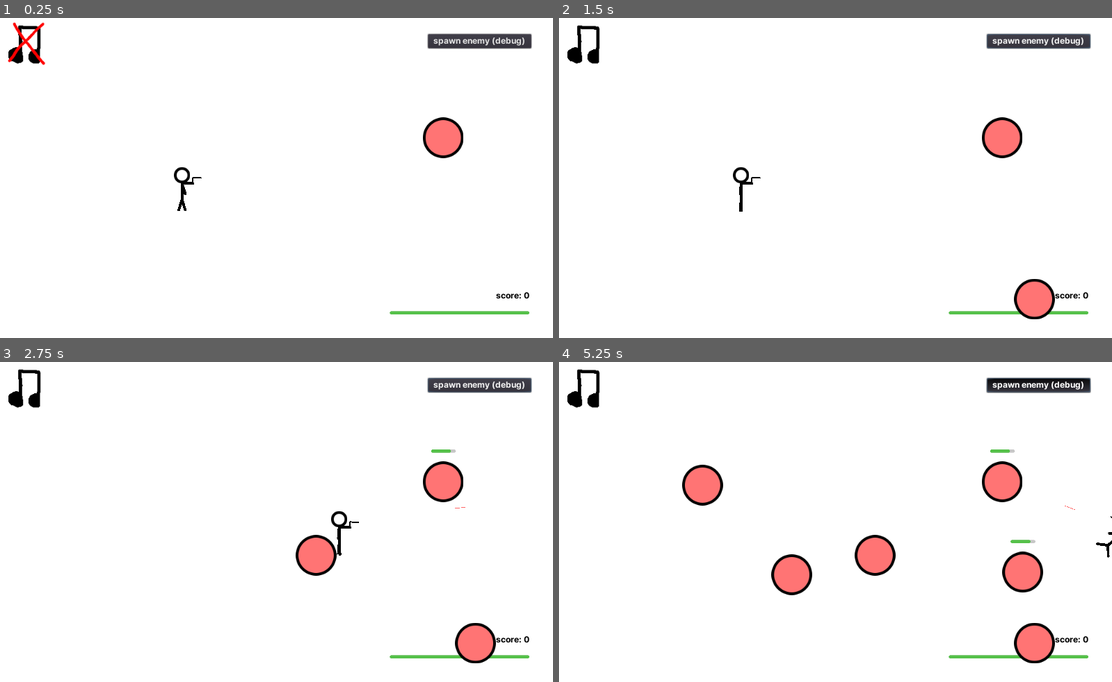
Above: before the commit, frames 1-4 (two rows, left to right).
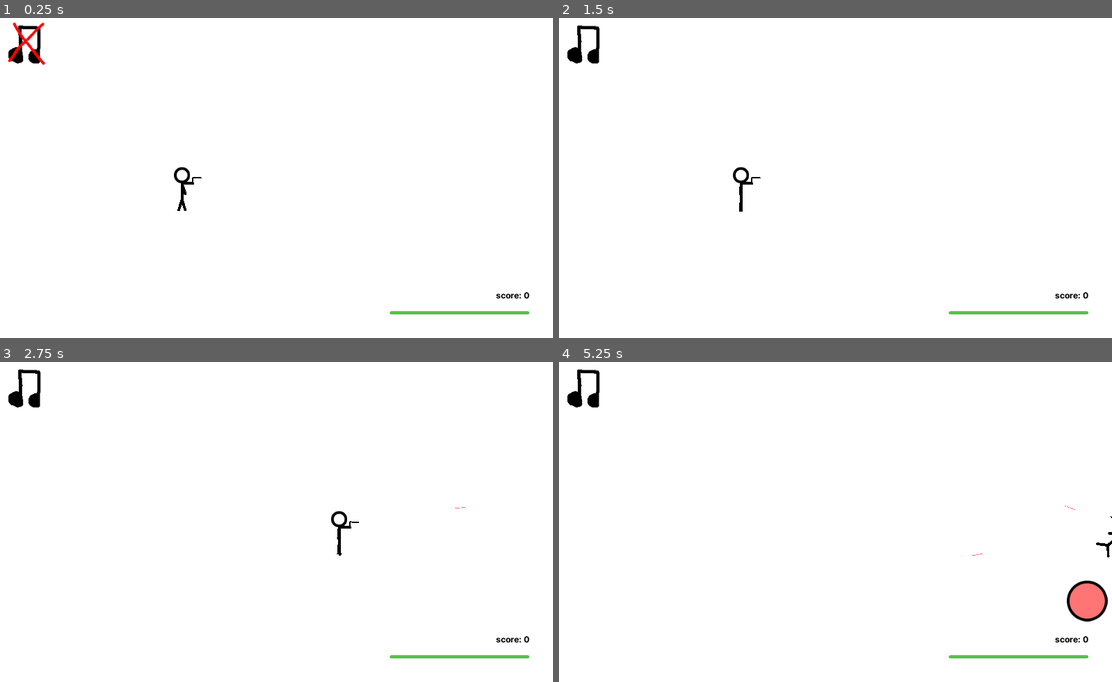
Above: after the commit, the same moments.

Repository: illogicalapple/stickmaniac
Game: Godot game, scene res://Root.tscn
Same seed, same stepped clock (60 frames per second), same inputs: the game is played once before the commit and once after it.
Inputs (mouse positions are in pixels of both pictures, inside the frame that each line leads up to):
- Up to frame 1 (0.25 s): no input
- Up to frame 2 (1.5 s): click (1040, 40) at 0.5 s, where only the run before the commit has a clickable "spawn enemy (debug)"; click (586, 40) at 1.25 s
- Up to frame 3 (2.75 s): tap Enter at 2 s; move the mouse to (398, 502) at 2.02 s; hold Right (ui_right) from 2.03 s (still down); hold Space (pew_pew) from 2.03 s (still down)
- Up to frame 4 (5.25 s): move the mouse to (724, 534) at 2.77 s; release Right (ui_right) at 2.78 s; release Space (pew_pew) at 2.78 s; hold Down (ui_down) 2.78-3.53 s; tap Space (pew_pew) at 2.85, 4.35 s; move the mouse to (890, 448) at 3.52 s; hold Right (ui_right) 3.53-4.28 s; hold Space (pew_pew) 3.53-4.28 s; move the mouse to (807, 582) at 4.27 s; hold Up (ui_up) 4.28-5.03 s; move the mouse to (1001, 566) at 5.02 s; hold Left (ui_left) from 5.03 s (still down); hold Space (pew_pew) from 5.03 s (still down)

The runs differ from the first frame. In frame 1, 1.7% of the frame differs, in the area x 76-97%, y 4-44%; in frame 2, 2.4%; in frame 3, 3.2%; in frame 4, 6.3%, in the area x 22-100%, y 4-95%.

Commit message:
enemy improvements
code enemy spawning, AI

Diff:
--- a/Root.gd
+++ b/Root.gd
@@ -1,4 +1,9 @@
 extends Node
+
+var player_position = Vector2(0, 0)
 
 func _ready():
 	Engine.set_target_fps(60)
+
+func _process(_delta):
+	player_position = $Stickmin/Head.position
--- a/Root.tscn
+++ b/Root.tscn
@@ -1,10 +1,9 @@
-[gd_scene load_steps=8 format=2]
+[gd_scene load_steps=7 format=2]
 
 [ext_resource path="res://Root.gd" type="Script" id=1]
 [ext_resource path="res://stickmin/Stickmin.tscn" type="PackedScene" id=2]
 [ext_resource path="res://spawners/Spawners.tscn" type="PackedScene" id=3]
 [ext_resource path="res://ui/GUI.tscn" type="PackedScene" id=4]
-[ext_resource path="res://enemy/Enemy.tscn" type="PackedScene" id=5]
 [ext_resource path="res://sound/game-music.mp3" type="AudioStream" id=6]
 [ext_resource path="res://sound/SoundPlayer.gd" type="Script" id=7]
 
@@ -19,9 +18,6 @@
 
 [node name="Spawners" parent="." instance=ExtResource( 3 )]
 
-[node name="Enemy" parent="." instance=ExtResource( 5 )]
-position = Vector2( 822, 231 )
-
 [node name="SoundPlayer" type="Node2D" parent="."]
 script = ExtResource( 7 )
 
--- a/enemy/Enemy.gd
+++ b/enemy/Enemy.gd
@@ -6,16 +6,25 @@
 onready var foreground = health_bar.get("custom_styles/fg")
 
 var drop = preload("drops/laser/Laser.tscn")
+var rng = RandomNumberGenerator.new()
 
 var max_health = 25
 var health = max_health
-var value = 43 # todo: make it random
-var height = 100
+var value = 43
+var height = 75
+var speed = 0.6
+var velocity = Vector2(0, 0)
+var target = Vector2(0, 0) # make it so enemies don't clump together; every enemy has a slightly different target
 
 func _ready():
+	rng.randomize()
 	health_bar.max_value = health
 	$Hitbox.dps = 10
 	$Hitbox.damage = 15
+	speed = rng.randf_range(0.55, 0.62)
+	value = rng.randi_range(30, 50)
+	max_health = rng.randi_range(20, 30)
+	target = Vector2(rng.randf_range(-height / 2, height / 2), rng.randf_range(-height / 2, height / 2))
 
 func suicide_bomb():
 	var drop_instance = drop.instance()
@@ -34,3 +43,16 @@
 	elif health <= 0.66 * max_health:
 		foreground.bg_color = Color("ffdc3b")
 	health_bar.visible = true
+
+func _process(_delta):
+	var player_pos = get_parent().player_position + target
+	if round(player_pos.x) > round(position.x):
+		velocity.x += speed
+	elif round(player_pos.x) < round(position.x):
+		velocity.x -= speed
+	if round(player_pos.y) > round(position.y):
+		velocity.y += speed
+	elif round(player_pos.y) < round(position.y):
+		velocity.y -= speed
+	position += velocity
+	velocity *= 0.87
--- a/spawners/Spawner.gd
+++ b/spawners/Spawner.gd
@@ -1,9 +1,28 @@
 extends Timer
 
-# export (PackedScene) var what_to_spawn
+export (PackedScene) var what_to_spawn
+
+var rng = RandomNumberGenerator.new()
+var screen_size
 
 func _ready():
-	start()
+	screen_size = get_parent().get_viewport_rect().size
+	rng.randomize()
 
-# func _on_Spawner_timeout():
-# 	what_to_spawn.instance()
+func timeout():
+	var thing = what_to_spawn.instance()
+	var height = thing.height
+	if rng.randi_range(0, 1) == 0:
+		if rng.randi_range(0, 1) == 0:
+			thing.position.y = -height
+		else:
+			thing.position.y = screen_size.y + height
+		thing.position.x = rng.randf_range(-height, screen_size.x + height)
+	else:
+		if rng.randi_range(0, 1) == 0:
+			thing.position.x = -height
+		else:
+			thing.position.x = screen_size.x + height
+		thing.position.y = rng.randf_range(-height, screen_size.y + height)
+	get_tree().get_root().get_node("Root").add_child(thing)
+	thing.connect("coins", get_tree().get_root().get_node("Root/GUI"), "add_coins")
--- a/spawners/Spawners.tscn
+++ b/spawners/Spawners.tscn
@@ -1,9 +1,14 @@
-[gd_scene load_steps=2 format=2]
+[gd_scene load_steps=3 format=2]
 
 [ext_resource path="res://spawners/Spawner.gd" type="Script" id=1]
+[ext_resource path="res://enemy/Enemy.tscn" type="PackedScene" id=2]
 
-[node name="Spawners" type="Node"]
+[node name="Spawners" type="Node2D"]
 
-[node name="RockSpawner" type="Timer" parent="."]
-wait_time = 0.5
+[node name="EnemySpawner" type="Timer" parent="."]
+wait_time = 4.0
+autostart = true
 script = ExtResource( 1 )
+what_to_spawn = ExtResource( 2 )
+
+[connection signal="timeout" from="EnemySpawner" to="EnemySpawner" method="timeout"]
--- a/ui/GUI.gd
+++ b/ui/GUI.gd
@@ -5,9 +5,6 @@
 # medium - ffdc3b
 # low - ff5f5f
 
-var enemy = preload("res://enemy/Enemy.tscn") # DEBUG, ADD TO SPAWNER
-var rng = RandomNumberGenerator.new() # DEBUG, ADD TO SPAWNER
-var screen_size # DEBUG, ADD TO SPAWNER
 var score = 0
 
 onready var root = get_tree().current_scene
@@ -16,8 +13,6 @@
 signal music_toggled
 
 func _ready():
-	screen_size = get_viewport_rect().size # DEBUG, ADD TO SPAWNER
-	rng.randomize() # DEBUG, ADD TO SPAWNER
 	root.get_node("Stickmin").connect("damage", self, "_on_damage")
 
 func _on_damage(amount):
@@ -33,13 +28,3 @@
 func add_coins(amount):
 	score += amount
 	$Score.text = "score: " + str(score)
-
-func spawn_enemy(): # DEBUG, ADD TO SPAWNER
-	var enemy_size = Vector2(100, 100) # DEBUG, ADD TO SPAWNER
-	var enemy_instance = enemy.instance() # DEBUG, ADD TO SPAWNER
-	enemy_instance.position = Vector2(rng.randf_range(enemy_size.x / 2, screen_size.x - enemy_size.x / 2), rng.randf_range(enemy_size.y / 2 + 30, screen_size.y - enemy_size.y / 2)) # DEBUG, ADD TO SPAWNER
-	get_tree().get_root().add_child(enemy_instance) # DEBUG, ADD TO SPAWNER
-	enemy_instance.connect("coins", self, "add_coins")
-
-func _on_SpawnEnemy_pressed(): # DEBUG
-	spawn_enemy() # DEBUG
--- a/ui/GUI.tscn
+++ b/ui/GUI.tscn
@@ -77,14 +77,4 @@
 icon = SubResource( 5 )
 flat = true
 
-[node name="SpawnEnemy" type="Button" parent="."]
-anchor_left = 1.0
-anchor_right = 1.0
-margin_left = -230.0
-margin_top = 40.0
-margin_right = -40.0
-margin_bottom = 66.0
-text = "spawn enemy (debug)"
-
 [connection signal="pressed" from="MusicToggled" to="." method="_on_MusicToggled_pressed"]
-[connection signal="pressed" from="SpawnEnemy" to="." method="_on_SpawnEnemy_pressed"]
Not shown, added: export_presets.cfg
Not shown, removed: TODO.md
